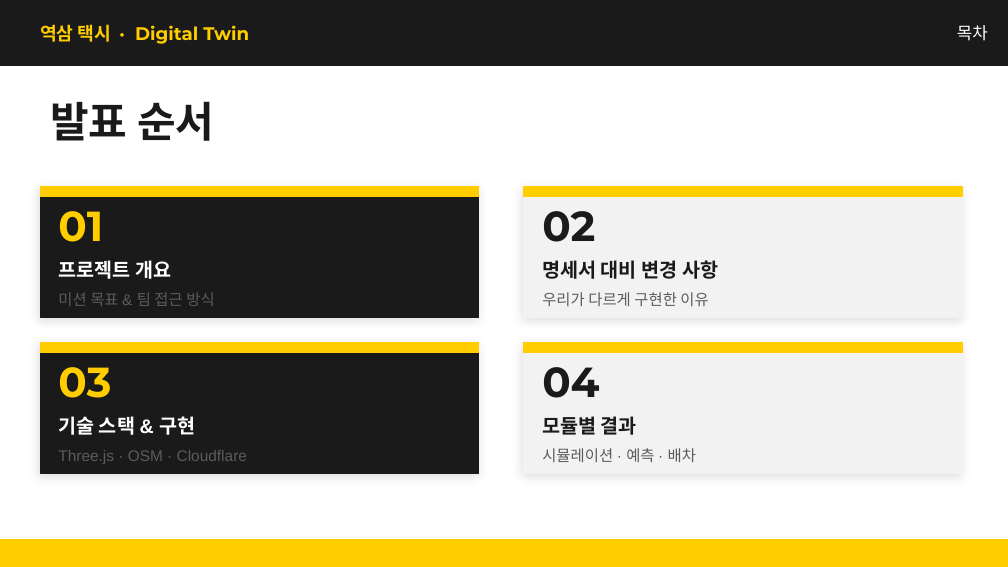
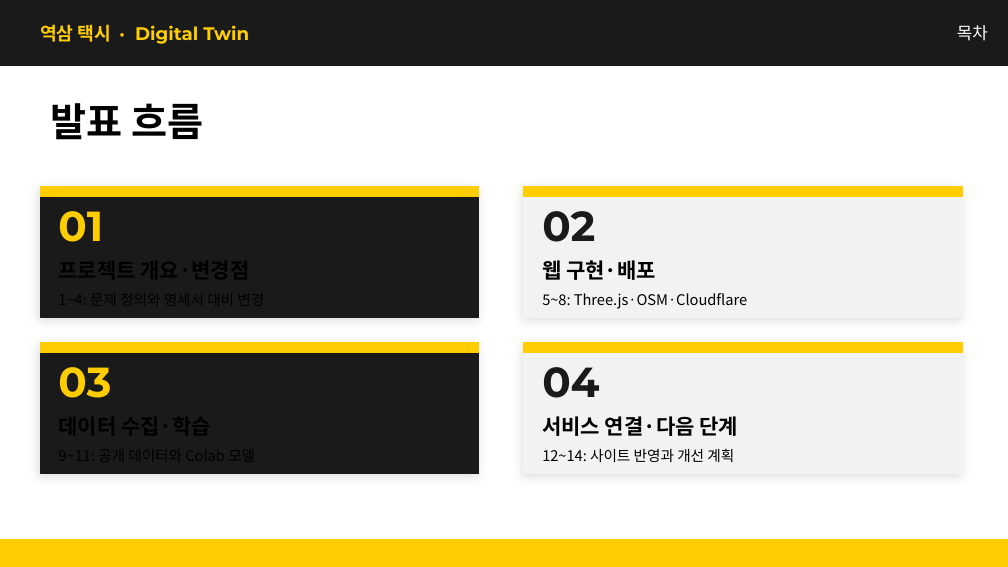
Before and after one commit to kimcanal/yeoksam-taxi, a slide deck: slide 2 of public/a-eye-presentation/A-Eye_midterm_data_collection_forecast.pptx. Drawn at 1008x567 pixels with LibreOffice and Linux fonts; fonts in the diff are those of the drawing. Boxes give left, top, right and bottom in pixels: in the first picture for what was removed or moved away, otherwise in the second. Text is boxed around its words. In the diff, an @@ line names an element or a change of style, - is before the commit and + after.

Commit message:
Fix presentation model wording

```diff
--- a/public/a-eye-presentation/A-Eye_midterm_data_collection_forecast.pptx
+++ b/public/a-eye-presentation/A-Eye_midterm_data_collection_forecast.pptx
@@ text at (50,103,203,140): text changed; size 30 to 28 pt; font Montserrat to Noto Sans CJK KR; text colour #1A1A1A to #000000 @@
-발표 순서
+발표 흐름
@@ text removed at (58,260,171,279) @@
-프로젝트 개요
@@ text at (542,257,656,283): text changed; size 14 to 15 pt; font Arial to Noto Sans CJK KR; text colour #1A1A1A to #000000 @@
-명세서 대비 변경 사항
+웹 구현·배포
@@ text removed at (58,292,214,306) @@
-미션 목표 & 팀 접근 방식
@@ text at (542,293,747,309): text changed; size 11 to 10.5 pt; font Arial to Noto Sans CJK KR; text colour #5C5C5C to #000000 @@
-우리가 다르게 구현한 이유
+5~8: Three.js·OSM·Cloudflare
@@ text removed at (58,416,195,435) @@
-기술 스택 & 구현
@@ text at (542,416,738,436): text changed; size 14 to 15 pt; font Arial to Noto Sans CJK KR; text colour #1A1A1A to #000000 @@
-모듈별 결과
+서비스 연결·다음 단계
@@ text at (542,448,734,462): text changed; size 11 to 10.5 pt; font Arial to Noto Sans CJK KR; text colour #5C5C5C to #000000 @@
-시뮬레이션 · 예측 · 배차
+12~14: 사이트 반영과 개선 계획
@@ text removed at (58,450,247,464) @@
-Three.js · OSM · Cloudflare
```
Also in this commit, not shown: 8 other slides changed.
